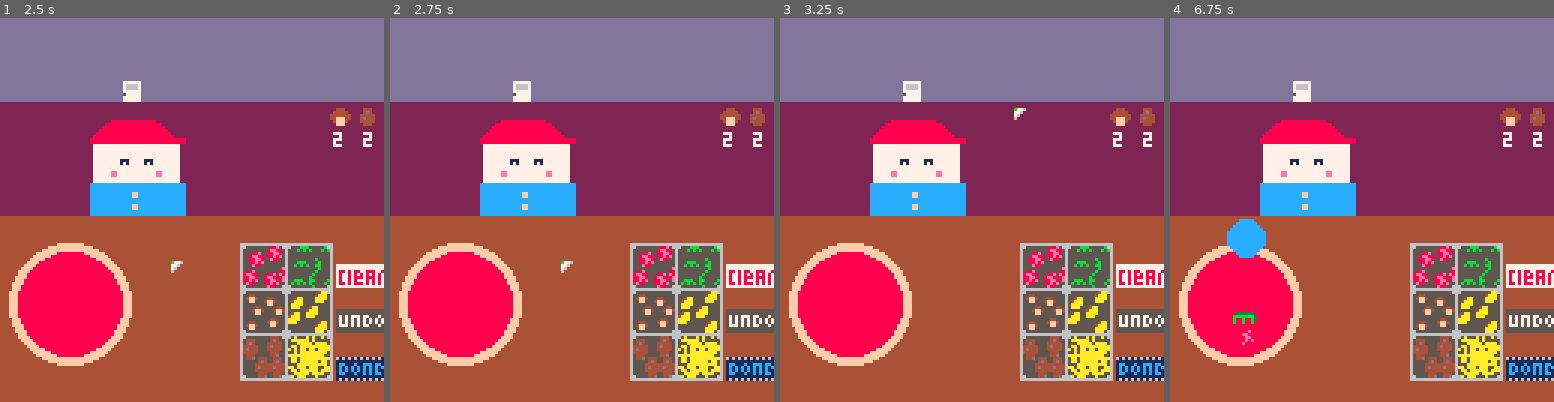
Above: before the commit, frames 1-4 (left to right).
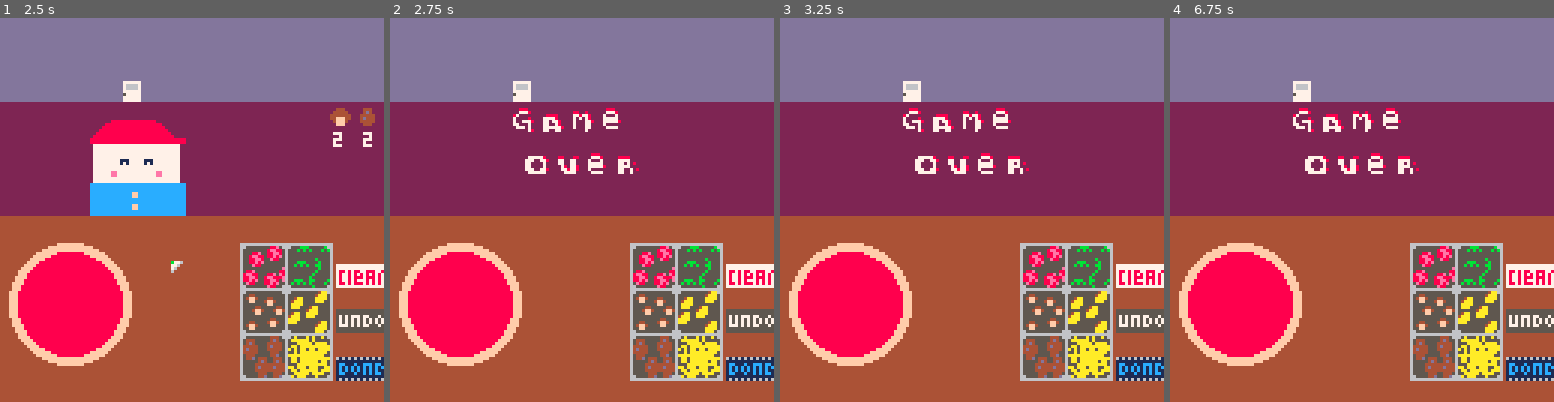
Above: after the commit, the same moments.

Repository: Cybrwire/pico8-tinkering
Game: PICO-8 cartridge pizza_shop.p8
Two runs of this game, one before a commit and one after it. Both use one fixed random seed, a clock stepped at 60 frames per second and the inputs below.
Inputs (mouse positions are in pixels of both pictures, inside the frame that each line leads up to):
- Up to frame 1 (2.5 s): click (280, 121) at 0.67 s; tap O (Z key) at 0.7, 1.7, 2.1 s; click (46, 267) at 1.22 s; click (107, 114) at 1.77 s; click (172, 259) at 2.32 s
- Up to frame 2 (2.75 s): tap O (Z key) at 2.5 s
- Up to frame 3 (3.25 s): click (1014, 106) at 2.87 s; tap O (Z key) at 2.9 s
- Up to frame 4 (6.75 s): tap O (Z key) every 0.4 s from 3.3 to 6.5 s; click (1465, 256) at 3.42 s; click (1231, 102) at 3.97 s; click (1292, 248) at 4.52 s; click (1354, 94) at 5.07 s; click (1419, 244) at 5.62 s; click (1481, 90) at 6.17 s; click (1246, 236) at 6.72 s

Frame 1 is identical in both runs. In frame 2, 6.8% of the frame differs, in the area x 23-98%, y 23-67%; in frame 3, 6.8%; in frame 4, 7.7%, in the area x 14-98%, y 23-86%.

Commit message:
added: draw_gameover(); gameplay timer;

Diff:
--- a/pizza_shop.p8
+++ b/pizza_shop.p8
@@ -7,6 +7,7 @@
 function _init()
 	poke(0x5f2d, 7)
 	game_state      = 'title'
+	close_time      = 54
 	title_crds      = {40,30}
 	c_speed         = 1
 	door            = {spr=1,x=40,y=20}
@@ -44,6 +45,8 @@
 		draw_cursor_hilite()
 		draw_customers(customers[1])
 		draw_customer_order()
+	elseif game_state == 'gameover' then
+		draw_gameover()
 	end
 
 end
@@ -53,6 +56,8 @@
 	if btn(4) and game_state == 'title' then
 	 game_state = 'play'
 	elseif game_state == 'play' then
+		close_time -= 1
+		if close_time < 0 then game_state = 'gameover' end
 		mx,my=stat(32),stat(33)
 		click()
 		customer_move(customers[1])
@@ -91,6 +96,19 @@
 		x+=10
 	end
 	print('press z', title_crds[1]+10,title_crds[2]+28,7)
+end
+
+function draw_gameover()
+	local x = title_crds[1]
+	for i=235,238 do
+		spr(i,x,title_crds[2])
+		x+=10
+	end
+	local x = title_crds[1]+5
+	for i=251,255 do
+		spr(i,x,title_crds[2]+15)
+		x+=10
+	end
 end
 
 function draw_ingredients()
@@ -375,3 +393,18 @@
 00000000000000000000000000000000000000000000000000000000000000000000000000000000000000000000077000777770770000700777708000000000
 00000000000000000000000000000000000000000000000000000000000000000000000000000000000000000770777008700770777007780770000000000000
 00000000000000000000000000000000000000000000000000000000000000000000000000000000000000000777770007700000077777700770000000000000
+00000000000000000000000000000000000000000000000000000000000000000000000000000000000000000008880000000000000000000088800000000000
+00000000000000000000000000000000000000000000000000000000000000000000000000000000000000000007778000000000088008000077780000000000
+00000000000000000000000000000000000000000000000000000000000000000000000000000000000000000870000000888800077877800700070000000000
+00000000000000000000000000000000000000000000000000000000000000000000000000000000000000000700008007777800070707800777770000000000
+00000000000000000000000000000000000000000000000000000000000000000000000000000000000000000700777807707780070007780777778000000000
+00000000000000000000000000000000000000000000000000000000000000000000000000000000000000000770007007700780070007700700000000000000
+00000000000000000000000000000000000000000000000000000000000000000000000000000000000000000077707007777778070007700077770000000000
+00000000000000000000000000000000000000000000000000000000000000000000000000000000000000000000007807700770000007000000000000000000
+00000000000000000000000000000000000000000000000000000000000000000000000000000000000000000000000000000000008880000000000000000000
+00000000000000000000000000000000000000000000000000000000000000000000000000000000000000000777778008800088007778000888800000000000
+00000000000000000000000000000000000000000000000000000000000000000000000000000000000000007770077807700770070007000777700000000000
+00000000000000000000000000000000000000000000000000000000000000000000000000000000000000007700007007700770077777000770708000000000
+00000000000000000000000000000000000000000000000000000000000000000000000000000000000000007700007000780778077777800777700000000000
+00000000000000000000000000000000000000000000000000000000000000000000000000000000000000007770077800778778070000000770070800000000
+00000000000000000000000000000000000000000000000000000000000000000000000000000000000000000777777000077770007777000770070000000000
